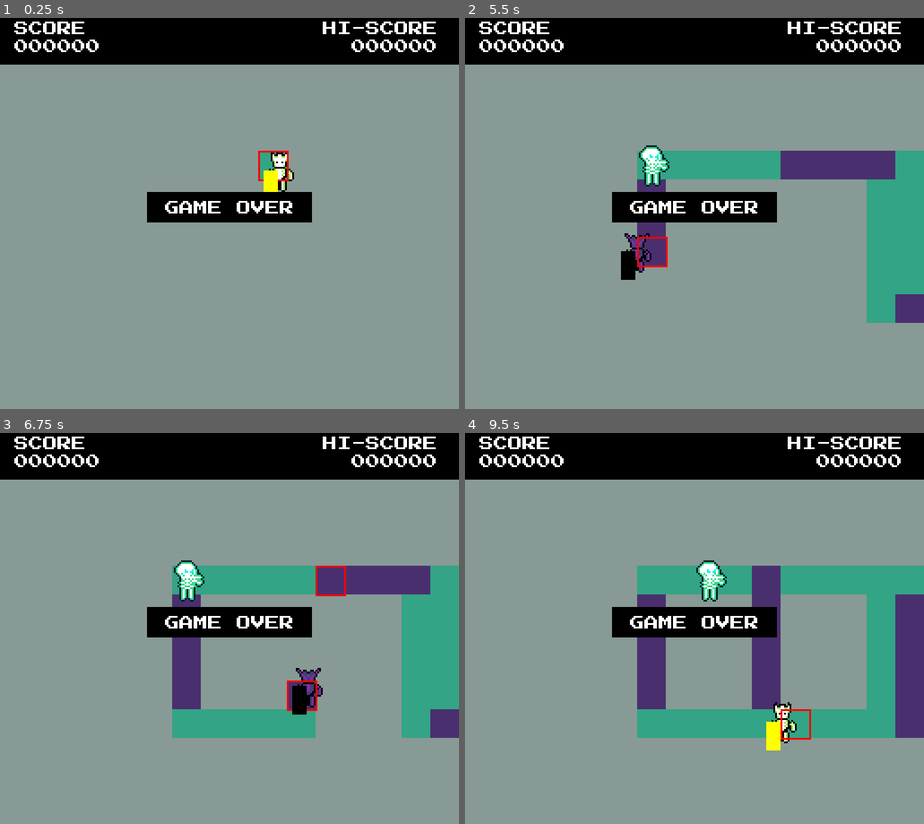
Above: before the commit, frames 1-4 (two rows, left to right).
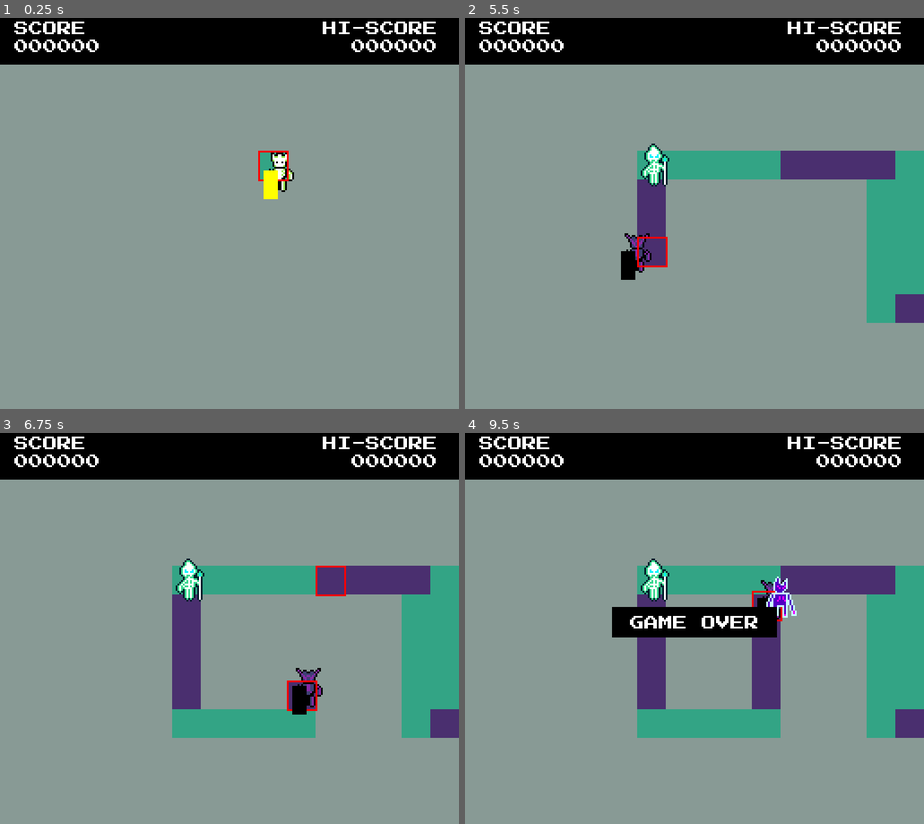
Above: after the commit, the same moments.

Repository: jduhking/replacer
Game: Godot game, scene res://game.tscn
The game is run twice, just before and just after one commit, with the same random seed, the same clock (stepped at 60 frames per second) and the same inputs.
Inputs:
- Up to frame 1 (0.25 s): no input
- Up to frame 2 (5.5 s): tap Enter at 0.5 s; hold Right (ui_right) 0.53-1.28 s; tap X (toggle) every 0.75 s from 0.6 to 5.1 s; hold Down (ui_down) 1.28-2.03 s; hold Right (ui_right) 2.03-2.78 s; tap Space at 2.75 s; hold Up (ui_up) 2.78-3.53 s; hold Left (ui_left) 3.53-5.03 s; hold Down (ui_down) from 5.03 s (still down)
- Up to frame 3 (6.75 s): release Down (ui_down) at 5.78 s; hold Right (ui_right) 5.78-6.53 s; tap X (toggle) at 5.85, 6.6 s; hold Up (ui_up) from 6.53 s (still down)
- Up to frame 4 (9.5 s): release Up (ui_up) at 7.28 s; hold Right (ui_right) 7.28-8.03 s; tap X (toggle) at 7.35, 8.1, 8.85 s; hold Down (ui_down) 8.03-8.78 s; hold Left (ui_left) from 8.78 s (still down)

The runs differ from the first frame. In frame 1, 2.8% of the frame differs, in the area x 32-68%, y 44-53%; in frame 2, 3.1%; in frame 3, 3.1%; in frame 4, 7.1%, in the area x 38-100%, y 32-82%.

Commit message:
added ranged enemy that retreats

Diff:
--- a/Enemies/enemy.gd
+++ b/Enemies/enemy.gd
@@ -21,28 +21,28 @@
 
 func _ready() -> void:
 	await get_tree().process_frame
-	var tilemap = GameManager.tiles
-	target_cell = tilemap.local_to_map(position)
-	var atlas = tilemap.get_cell_atlas_coords(target_cell)
+	GameManager.tiles = GameManager.tiles
+	target_cell = GameManager.tiles.local_to_map(position)
+	var atlas = GameManager.tiles.get_cell_atlas_coords(target_cell)
 	var valid = GameManager.paint_to_atlas_map[paint]
 	movement_speed = randf_range(min_movement_speed, max_movement_speed)
 	if atlas != valid:
 		print("WARNING: ", name, " spawned on invalid tile ", atlas, " at ", target_cell)
-	position = tilemap.map_to_local(target_cell)
+	position = GameManager.tiles.map_to_local(target_cell)
 
 func _physics_process(delta: float) -> void:
-	var tilemap : TileMapLayer = GameManager.tiles
-	var target_pos = tilemap.map_to_local(target_cell)
+	move(delta)
 
-
-	if position.distance_to(target_pos) > 1.0:
+func move(delta : float):
+	var target = GameManager.tiles.map_to_local(target_cell)
+	if position.distance_to(target) > 1.0:
 		# move toward target cell center
-		var dir = (target_pos - position).normalized()
+		var dir = (target - position).normalized()
 		position += dir * movement_speed * delta
 		animator.play("walk-" + ("black" if paint == GameManager.PAINT.BLACK else "yellow"))
 	else:
 		# snap to center and pick next cell from flow field
-		position = target_pos
+		position = target
 		animator.play("idle-" + ("black" if paint == GameManager.PAINT.BLACK else "yellow"))
 		var current_flows = GameManager.flows_black if paint == GameManager.PAINT.BLACK else GameManager.flows_yellow
 		if current_flows.size() > 0:
@@ -56,11 +56,11 @@
 	check_if_can_kill_player()
 	check_if_on_invalid_tile()
 
+
 func check_if_on_invalid_tile():
-	var tilemap = GameManager.tiles
-	var current_cell = tilemap.local_to_map(position)
-	var atlas = tilemap.get_cell_atlas_coords(current_cell)
-	if atlas != GameManager.paint_to_atlas_map[paint] and tilemap.local_to_map(GameManager.player.position) != current_cell:
+	var current_cell = GameManager.tiles.local_to_map(position)
+	var atlas = GameManager.tiles.get_cell_atlas_coords(current_cell)
+	if atlas != GameManager.paint_to_atlas_map[paint] and GameManager.tiles.local_to_map(GameManager.player.position) != current_cell:
 		death()
 
 func death():
@@ -69,22 +69,20 @@
 	queue_free()
 
 func check_if_can_kill_player():
-	var tilemap = GameManager.tiles
-	var current_cell = tilemap.local_to_map(position)
-	if current_cell == tilemap.local_to_map(GameManager.player.position):
+	var current_cell = GameManager.tiles.local_to_map(position)
+	if current_cell == GameManager.tiles.local_to_map(GameManager.player.position):
 		GameManager.change_state(GameManager.GAMESTATE.GAMEOVER)
 
 func paint_floor():
-	var tilemap := GameManager.tiles
 	if Input.is_action_just_pressed("toggle"):
 		paint = GameManager.PAINT.YELLOW if paint == GameManager.PAINT.BLACK else GameManager.PAINT.BLACK
-	var tilemap_position = tilemap.local_to_map(position)
-	var tile_source_id := tilemap.get_cell_source_id(tilemap_position)
+	var tiles_position = GameManager.tiles.local_to_map(position)
+	var tile_source_id := GameManager.tiles.get_cell_source_id(tiles_position)
 
 	if tile_source_id != -1:
-		#print("atlas coord: ", tilemap.get_cell_atlas_coords(tilemap_position))
-		#if tilemap.get_cell_atlas_coords(tilemap_position) in GameManager.VALID_FLOORS:
-		tilemap.set_cell(tilemap_position, tile_source_id, GameManager.paint_to_atlas_map[paint] ,tilemap.get_cell_alternative_tile(tilemap_position))
+		#print("atlas coord: ", GameManager.tiles.get_cell_atlas_coords(GameManager.tiles_position))
+		#if GameManager.tiles.get_cell_atlas_coords(GameManager.tiles_position) in GameManager.VALID_FLOORS:
+		GameManager.tiles.set_cell(GameManager.tiles_position, tile_source_id, GameManager.paint_to_atlas_map[paint] ,GameManager.tiles.get_cell_alternative_tile(GameManager.tiles_position))
 #
 #func print_current_cell():
 	#print("current cell: ", GameManager.tiles.local_to_map(position), " atlas ", GameManager.tiles.get_cell_atlas_coords(GameManager.tiles.local_to_map(position)))
--- a/Enemies/fireball.gd
+++ b/Enemies/fireball.gd
@@ -12,8 +12,8 @@
 	shoot_speed = speed
 
 func _physics_process(delta: float) -> void:
-	global_position += shoot_speed * delta * dir
-	var tilemap : TileMapLayer = GameManager.tiles
-	var current_tile = tilemap.local_to_map(position)
-	if current_tile == tilemap.local_to_map(GameManager.player.position):
+	position += shoot_speed * delta * dir
+
+	var current_tile = GameManager.tiles.local_to_map(position)
+	if current_tile == GameManager.tiles.local_to_map(GameManager.player.position):
 		GameManager.change_state(GameManager.GAMESTATE.GAMEOVER)
--- a/Enemies/fireball.tscn
+++ b/Enemies/fireball.tscn
@@ -6,8 +6,10 @@
 script = ExtResource("1_sl0pu")
 
 [node name="ColorRect" type="ColorRect" parent="."]
-offset_right = 12.0
-offset_bottom = 12.0
+offset_left = -6.0
+offset_top = -6.0
+offset_right = 6.0
+offset_bottom = 6.0
 color = Color(1, 0.03769995, 0.32305616, 1)
 
 [node name="VisibleOnScreenNotifier2D" type="VisibleOnScreenNotifier2D" parent="."]
--- a/Enemies/ranged-enemy.tscn
+++ b/Enemies/ranged-enemy.tscn
@@ -99,6 +99,15 @@
 
 [node name="RangedEnemy" type="CharacterBody2D"]
 script = ExtResource("1_t6w16")
+min_min_distance = null
+max_min_distance = null
+shoot_pause = null
+paint = null
+max_movement_speed = 250.0
+min_movement_speed = 120.0
+movement_speed = null
+acceleration = null
+deceleration = null
 
 [node name="CollisionShape2D" type="CollisionShape2D" parent="."]
 shape = SubResource("RectangleShape2D_w3hj6")
--- a/Enemies/ranged_enemy.gd
+++ b/Enemies/ranged_enemy.gd
@@ -1,5 +1,5 @@
+class_name RangedEnemy
 extends Enemy
-
 
 var shoot_direction : Vector2i
 const min_shoot_speed : float = 45
@@ -7,20 +7,88 @@
 
 var fireball := preload("res://Enemies/fireball.tscn")
 
+enum STATE { WALK, SHOOT }
+var current_state : STATE = STATE.WALK
+
+@export var min_min_distance : int = 6
+@export var max_min_distance : int = 15
+var shoot_distance
+@export var shoot_pause : float = 0.5
+
+var shoot_elapsed_time : float = 0
+
+func _ready() -> void:
+	super()
+	change_state(STATE.WALK)
+
 func aim_player():
-	var tilemap : TileMapLayer = GameManager.tiles
-	var current_tile = tilemap.local_to_map(position)
-	var player_tile = tilemap.local_to_map(GameManager.player.position)
+	var current_tile = GameManager.tiles.local_to_map(position)
+	var player_tile = GameManager.tiles.local_to_map(GameManager.player.position)
 	var dir = player_tile - current_tile
 	shoot_direction = Vector2i(sign(dir.x), sign(dir.y))
 
+func change_state(new_state : STATE):
+	elapsed_time = 0
+	shoot_elapsed_time = 0
+	current_state = new_state
+	match new_state:
+		STATE.WALK:
+			shoot_distance = randi_range(min_min_distance, max_min_distance)
+			#print("shoot distance: ", shoot_distance)
+		STATE.SHOOT:
+			pass
+
+
+func update_state(delta):
+	match current_state:
+		STATE.WALK:
+			move(delta)
+			var current_cell = GameManager.tiles.local_to_map(position)
+			var player_cell = GameManager.tiles.local_to_map(GameManager.player.position)
+			var distance = player_cell.distance_to(current_cell)
+			if distance >= shoot_distance:
+				change_state(STATE.SHOOT)
+		STATE.SHOOT:
+			shoot_elapsed_time += delta
+			if shoot_elapsed_time >= shoot_pause:
+				shoot()
+				await get_tree().create_timer(shoot_pause).timeout
+				change_state(STATE.WALK)
+
+func _physics_process(delta: float) -> void:
+	aim_player()
+	update_state(delta)
+
+func move(delta : float):
+	var target = GameManager.tiles.map_to_local(target_cell)
+	if position.distance_to(target) > 1.0:
+		# move toward target cell center
+		var dir = (target - position).normalized()
+		position += dir * movement_speed * delta
+		animator.play("walk-" + ("black" if paint == GameManager.PAINT.BLACK else "yellow"))
+	else:
+		# snap to center and pick next cell from flow field
+		position = target
+		animator.play("idle-" + ("black" if paint == GameManager.PAINT.BLACK else "yellow"))
+		var current_flows = GameManager.flows_black if paint == GameManager.PAINT.BLACK else GameManager.flows_yellow
+		if current_flows.size() > 0:
+			var flow = current_flows[target_cell.y * GameManager.COLS + target_cell.x]
+			if flow != Vector2i.ZERO:
+				var next_cell = target_cell + (-flow)
+				var atlas = GameManager.tiles.get_cell_atlas_coords(next_cell)
+				if atlas == GameManager.paint_to_atlas_map[paint] and not GameManager.reserved_cells.has(next_cell):
+					GameManager.reserved_cells.erase(target_cell)
+					target_cell = next_cell
+					GameManager.reserved_cells[target_cell] = true
+	check_if_can_kill_player()
+	check_if_on_invalid_tile()
+
 func shoot():
-	var tilemap : TileMapLayer = GameManager.tiles
-	var current_tile = tilemap.local_to_map(position)
+	var current_tile = GameManager.tiles.local_to_map(position)
 	var speed = randf_range(min_shoot_speed, max_shoot_speed)
 	var game = get_parent()
 	var fb : Fireball = fireball.instantiate()
-	var spawn_point = tilemap.map_to_local(current_tile + shoot_direction * GameManager.CELL_SIZE)
+	var spawn_point = GameManager.tiles.map_to_local(current_tile + shoot_direction)
 	fb.position = spawn_point
-	fb.init(shoot_direction, speed)
 	game.add_child(fb)
+	fb.init(Vector2(shoot_direction).normalized(), speed)
--- a/game.tscn
+++ b/game.tscn
@@ -264,3 +264,5 @@
 deceleration = 0.1
 
 [node name="Spawner" parent="." instance=ExtResource("4_fc0e3")]
+default_basic_percentage = 0.1
+default_ranged_percentage = 0.9
--- a/player.gd
+++ b/player.gd
@@ -33,7 +33,6 @@
 	paint_floor()
 
 func move(dir : Vector2, delta : float):
-	var tilemap = GameManager.tiles
 	var is_moving = dir.length() > 0
 
 	elapsed_time += delta
@@ -42,7 +41,7 @@
 		var t = clampf(elapsed_time / acceleration, 0,1)
 		current_speed = lerpf(0, movement_speed, sin(t))
 		animator.play("walk-" + ("black" if paint == GameManager.PAINT.BLACK	else "yellow"))
-		var current_cell = tilemap.local_to_map(position)
+		var current_cell = GameManager.tiles.local_to_map(position)
 		#print("current cell: ", current_cell, " last cell ", last_cell	)
 		if current_cell.distance_to(last_cell) > MOVE_THRESHOLD:
 			last_cell = current_cell
@@ -59,17 +58,16 @@
 	was_moving = is_moving
 
 func paint_floor():
-	var tilemap = GameManager.tiles
 	if Input.is_action_just_pressed("toggle"):
 		paint = GameManager.PAINT.YELLOW if paint == GameManager.PAINT.BLACK else GameManager.PAINT.BLACK
-	var tilemap_position = tilemap.local_to_map(position)
-	var tile_source_id = tilemap.get_cell_source_id(tilemap_position)
+	var tile_position = GameManager.tiles.local_to_map(position)
+	var tile_source_id = GameManager.tiles.get_cell_source_id(tile_position)
 
 	if tile_source_id != -1:
-		#print("atlas coord: ", tilemap.get_cell_atlas_coords(tilemap_position))
-		#if tilemap.get_cell_atlas_coords(tilemap_position) in GameManager.VALID_FLOORS:
-		tilemap.set_cell(tilemap_position, tile_source_id, GameManager.paint_to_atlas_map[paint] ,tilemap.get_cell_alternative_tile(tilemap_position))
-		painted.emit(tilemap_position)
+		#print("atlas coord: ", GameManager.tiles.get_cell_atlas_coords(GameManager.tiles_position))
+		#if GameManager.tiles.get_cell_atlas_coords(GameManager.tiles_position) in GameManager.VALID_FLOORS:
+		GameManager.tiles.set_cell(tile_position, tile_source_id, GameManager.paint_to_atlas_map[paint] ,GameManager.tiles.get_cell_alternative_tile(tile_position))
+		painted.emit(tile_position)
 
 func current_tile():
 	print("current tile: ", GameManager.tiles.local_to_map(position))
--- a/spawner.gd
+++ b/spawner.gd
@@ -11,9 +11,14 @@
 
 @export var black : Color
 @export var yellow : Color
-# Hello James was here.
+
 var enemy_map = { "basic" : preload("res://Enemies/normal-enemy.tscn"), "ranged" : preload("res://Enemies/ranged-enemy.tscn")}
-var spawn_percentage_map = { "basic" : 0.8, "ranged" : 0.2}
+@export var default_basic_percentage : float = 0.8
+@export var default_ranged_percentage : float = 0.2
+@onready var default_percent_map = { "basic" : default_basic_percentage, "ranged" : default_ranged_percentage }
+
+@onready var enemy_percent_map = default_percent_map
+var mapped_enemy_percentages = []
 # Called when the node enters the scene tree for the first time.
 var color : GameManager.PAINT = GameManager.PAINT.YELLOW
 @onready var color_map = { GameManager.PAINT.YELLOW : yellow, GameManager.PAINT.BLACK : black }
@@ -28,6 +33,28 @@
 
 func _ready() -> void:
 	change_state(STATE.FOLLOW)
+	if mapped_enemy_percentages.size() <= 0:
+		mapped_enemy_percentages = percent_mapper(enemy_percent_map.keys(), enemy_percent_map.values())
+
+static func percent_mapper(input_arr : Array, percent_arr : Array) -> Dictionary:
+	assert(input_arr.size() == percent_arr.size()) # they need to be the same size
+	var perc_to_index = {}
+	var acc = 0.0
+
+
+	for i in percent_arr.size():
+		var weight = percent_arr[i]
+		var range_start = acc
+		var range_end = acc + weight
+
+		# fill up the lookup table for each percentage in the range
+
+		for step in range(range_start * 10.0, range_end * 10.0):
+			perc_to_index[str(step / 10.0)] = input_arr[i]
+
+		acc += weight
+
+	return perc_to_index
 
 
 func change_state(new_state : STATE):
@@ -51,7 +78,7 @@
 		STATE.SPAWN:
 			elapsed_time += delta
 			if elapsed_time >= spawn_time:
-				spawn_enemy("basic", grid_position)
+				spawn_enemy(select_enemy(), grid_position)
 				change_state(STATE.FOLLOW)
 		STATE.STOP:
 			pass
@@ -61,18 +88,20 @@
 	global_position = GameManager.player.global_position + follow_offset
 	grid_position = GameManager.tiles.local_to_map(GameManager.player.position)
 
+func select_enemy():
+	var rand_val = min(snappedf(randf(), 0.1), 0.9)
+	return mapped_enemy_percentages[str(rand_val)]
+
 func spawn_enemy(enemy_name : String, grid_pos : Vector2i):
 	var enemy : Enemy = (enemy_map[enemy_name] as PackedScene).instantiate()
 	enemy.paint = color
-	var tilemap = GameManager.tiles
-	var enemy_spawn_location = tilemap.map_to_local(grid_pos)
+	var enemy_spawn_location = GameManager.tiles.map_to_local(grid_pos)
 	#print("enemy spawning here: ", enemy_spawn_location)
 	enemy.global_position = Vector2(enemy_spawn_location)
 	get_parent().add_child(enemy)
 # Called every frame. 'delta' is the elapsed time since the previous frame.
 func _process(delta: float) -> void:
-	var tilemap : TileMapLayer = GameManager.tiles
-	var atlas = tilemap.get_cell_atlas_coords(grid_position)
+	var atlas = GameManager.tiles.get_cell_atlas_coords(grid_position)
 	color = GameManager.PAINT.YELLOW if atlas == GameManager.YELLOW_TILE else (GameManager.PAINT.BLACK if atlas == GameManager.BLACK_TILE else color)
 	$ColorRect.color = color_map[color]
 	queue_redraw()
@@ -95,14 +124,13 @@
 	update_state(delta)
 
 func _draw() -> void:
-	var tilemap = GameManager.tiles
-	if tilemap == null:
+	if GameManager.tiles == null:
 		return
-	var cell_world_pos = tilemap.map_to_local(grid_position)
+	var cell_world_pos = GameManager.tiles.map_to_local(grid_position)
 	var top_left = cell_world_pos - Vector2(8, 8) - global_position
 	draw_rect(Rect2(top_left, Vector2(16, 16)), Color.RED, false, 1.0)
 
 	if spawning_random:
-		var cwp = tilemap.map_to_local(random_grid_pos)
+		var cwp = GameManager.tiles.map_to_local(random_grid_pos)
 		var tl = cwp - Vector2(8, 8) - global_position
 		draw_rect(Rect2(tl, Vector2(16, 16)), Color.RED, false, 1.0)
--- a/ui_manager.tscn
+++ b/ui_manager.tscn
@@ -10,6 +10,7 @@
 layer = 7
 
 [node name="GameOverLabel" type="Label" parent="CanvasLayer"]
+visible = false
 anchors_preset = 15
 anchor_right = 1.0
 anchor_bottom = 1.0
